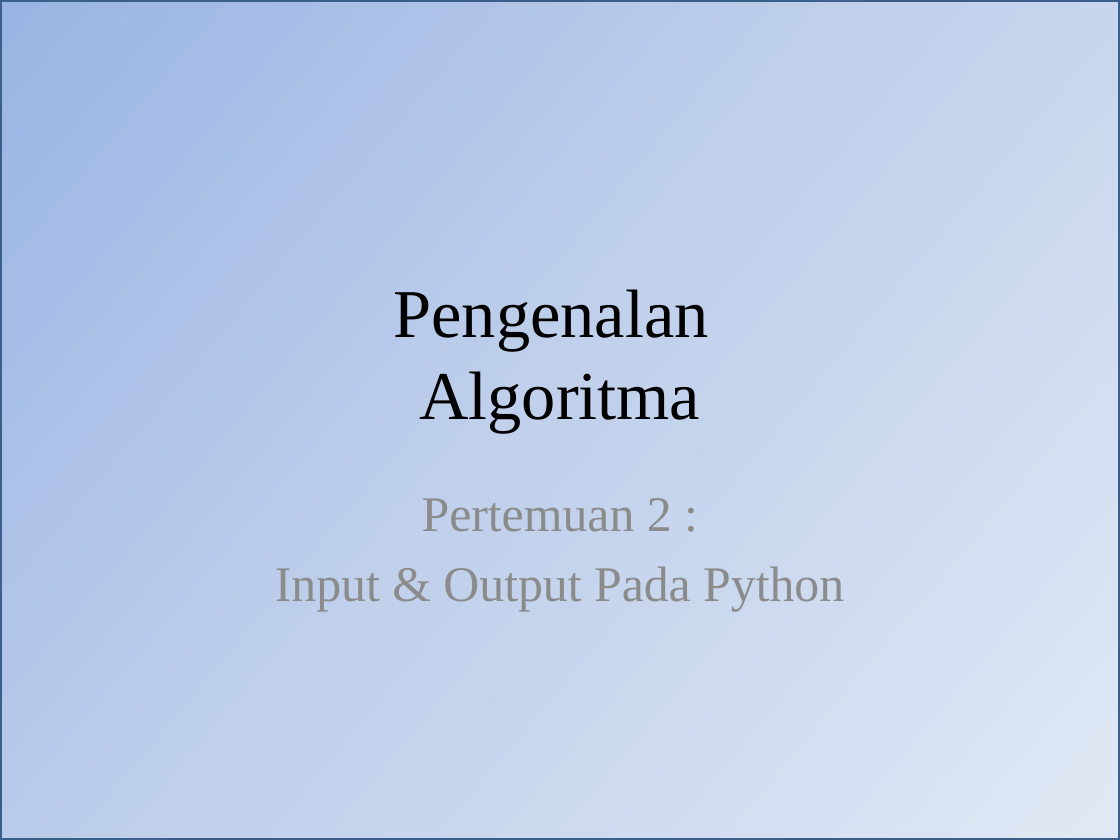
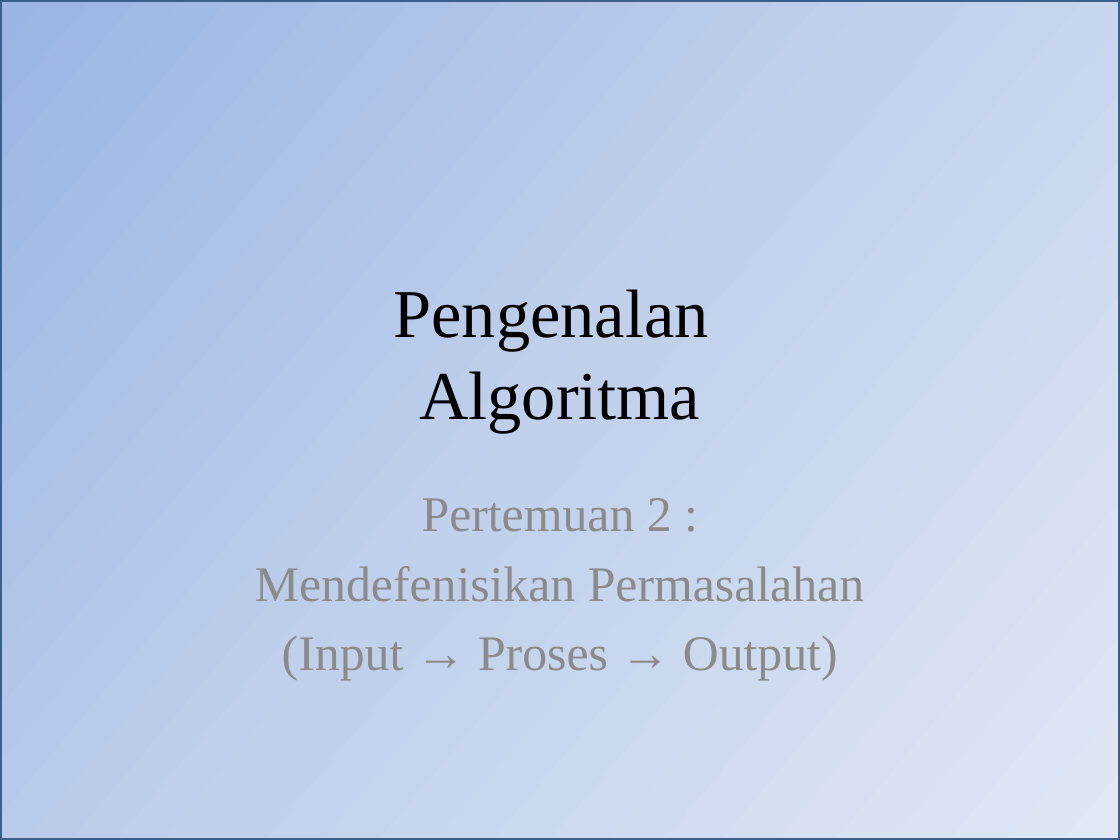
Before and after one commit to blodstone/Pengantar-Algoritma, a slide deck: slide 23 of Presentasi/Pertemuan 2 Pengenalan Algoritma.pptx. Drawn at 1120x840 pixels with LibreOffice and Linux fonts; fonts in the diff are those of the drawing. Boxes give left, top, right and bottom in pixels: in the first picture for what was removed or moved away, otherwise in the second. Text is boxed around its words. In the diff, an @@ line names an element or a change of style, - is before the commit and + after.

```diff
--- a/Presentasi/Pertemuan 2 Pengenalan Algoritma.pptx
+++ b/Presentasi/Pertemuan 2 Pengenalan Algoritma.pptx
@@ subtitle at (255,566,864,680): text changed @@
-Input & Output Pada Python
+Mendefenisikan Permasalahan
+(Input → Proses → Output)
```
Also in this commit, not shown: 3 other slides changed, 36 other files.
